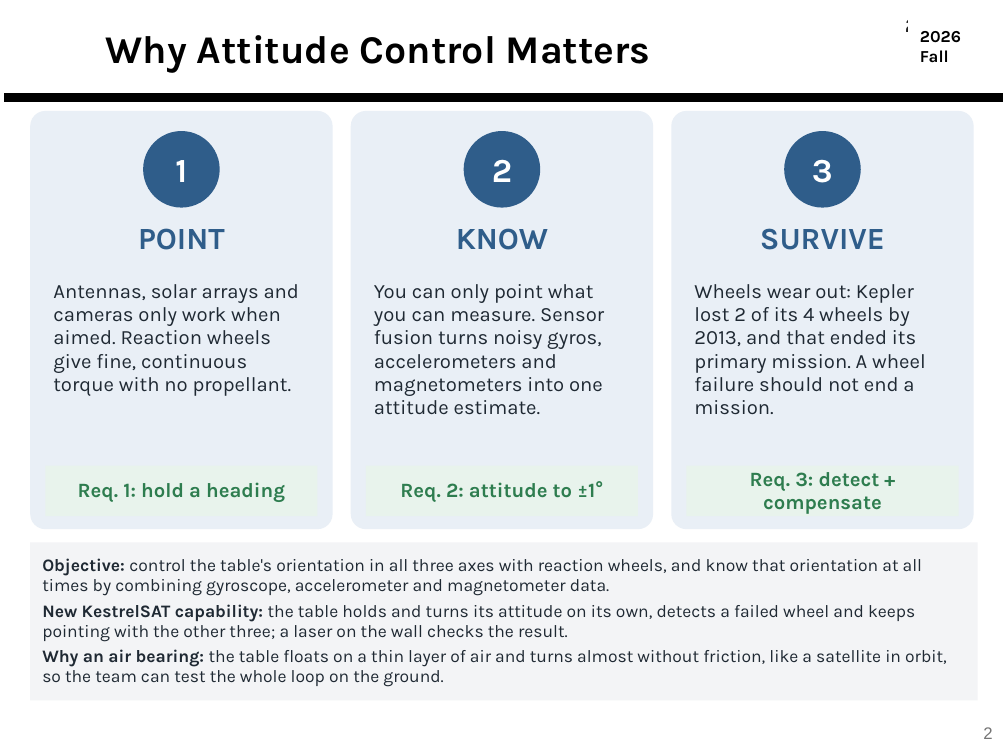
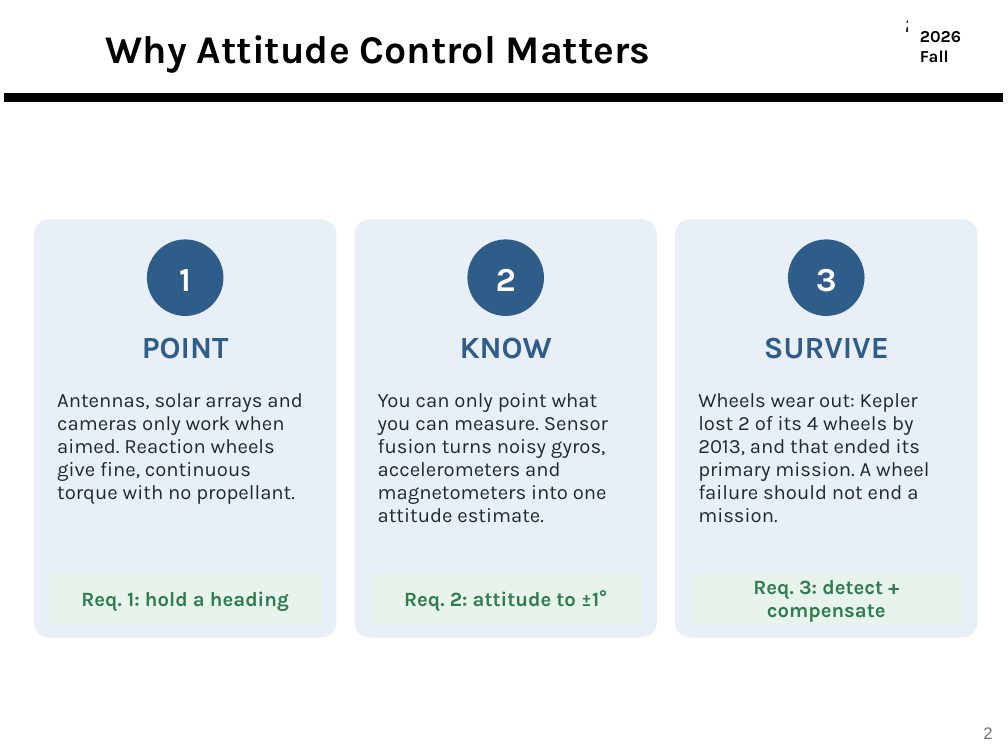
Before and after one commit to derek-weissinger-usafa/Astro-331-Lab-8, a slide deck: slide 2 of Reports/Astro 331 Lab 8_2_3 Body Final Pres.pptx. Drawn at 1008x756 pixels with LibreOffice and Linux fonts; fonts in the diff are those of the drawing; background and template pictures are left out. Boxes give left, top, right and bottom in pixels: in the first picture for what was removed or moved away, otherwise in the second. Text is boxed around its words. In the diff, an @@ line names an element or a change of style, - is before the commit and + after.

```diff
--- a/Reports/Astro 331 Lab 8_2_3 Body Final Pres.pptx
+++ b/Reports/Astro 331 Lab 8_2_3 Body Final Pres.pptx
@@ 6 texts, 3 ellipses, 3 rectangles, 3 rounded rectangles: place and size @@
-6 texts, 3 ellipses, 3 rectangles, 3 rounded rectangles at [30,111,974,529]
+6 texts, 3 ellipses, 3 rectangles, 3 rounded rectangles at [34,219,978,637]
@@ rectangle removed at [30,542,978,701] @@
-Objective: control the table's orientation in all three axes with reaction wheels, and know that orientation at all times by combining gyroscope, accelerometer and magnetometer data.
-New KestrelSAT capability: the table holds and turns its attitude on its own, detects a failed wheel and keeps pointing with the other three; a laser on the wall checks the result.
-Why an air bearing: the table floats on a thin layer of air and turns almost without friction, like a satellite in orbit, so the team can test the whole loop on the ground.
```
Also in this commit, not shown: 7 other slides changed.
